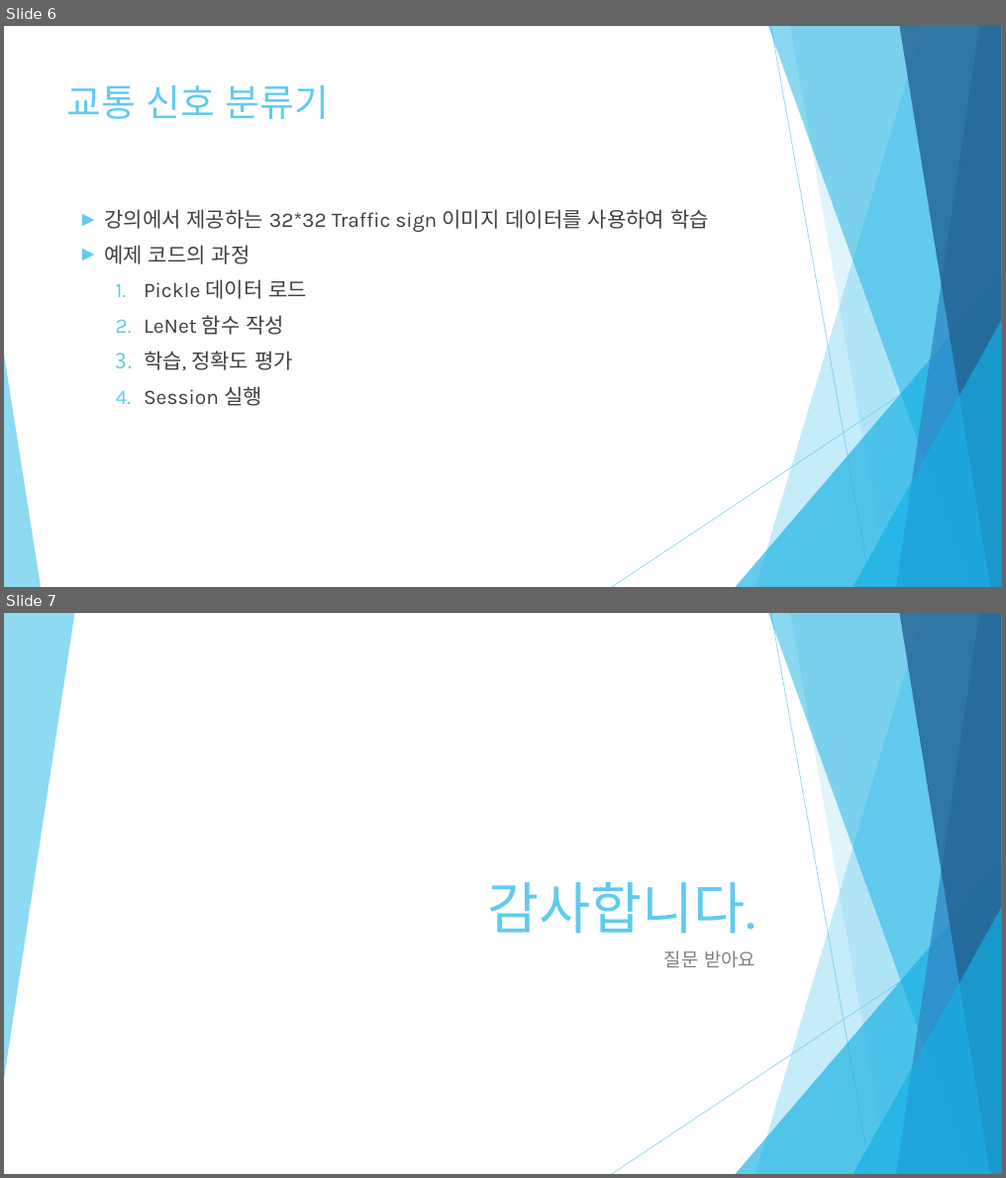
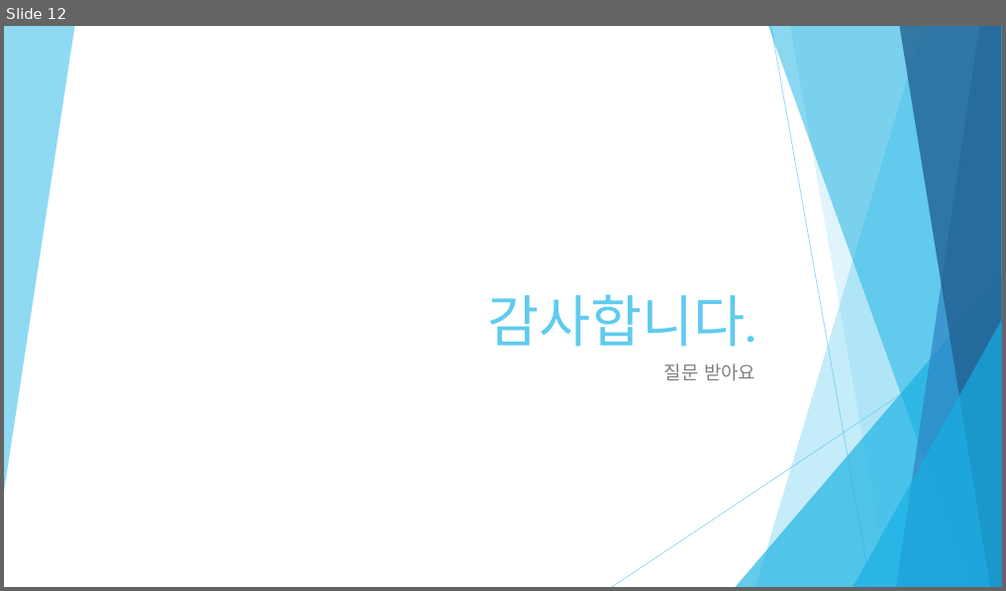
Before and after one commit to Refstop/Digital_Image_Process, a slide deck: term_project/report/DIP_Term_Project.pptx. Shown one above the other, each under a label of ours: slides 6 and 7 before the commit, slide 12 after it. The pictures are 1006x1178 and 1006x591 pixels, drawn with LibreOffice and Linux fonts; fonts in the diff are those of the drawing. Boxes give left, top, right and bottom in pixels: in the first picture for what was removed or moved away, otherwise in the second. Text is boxed around its words. In the diff, an @@ line names an element or a change of style, - is before the commit and + after.

```diff
--- a/term_project/report/DIP_Term_Project.pptx
+++ b/term_project/report/DIP_Term_Project.pptx
@@ slide 6 removed at (4,26,1002,587), background #FFFFFF; not listed: 9 template elements that a slide beside it also shows @@
@@ title removed at (67,85,329,119) @@
-교통 신호 분류기
@@ text removed at (104,209,709,406) @@
-► 강의에서 제공하는 32*32 Traffic sign 이미지 데이터를 사용하여 학습
-► 예제 코드의 과정
-  1. Pickle 데이터 로드
-  2. LeNet 함수 작성
-  3. 학습, 정확도 평가
-  4. Session 실행
@@ triangle removed at (4,355,41,587) @@
@@ what was slide 7 is now slide 12 @@
```
Also in this commit, not shown: 2 slides changed, 9 slides added, 3 other slides removed, 19 other files.
